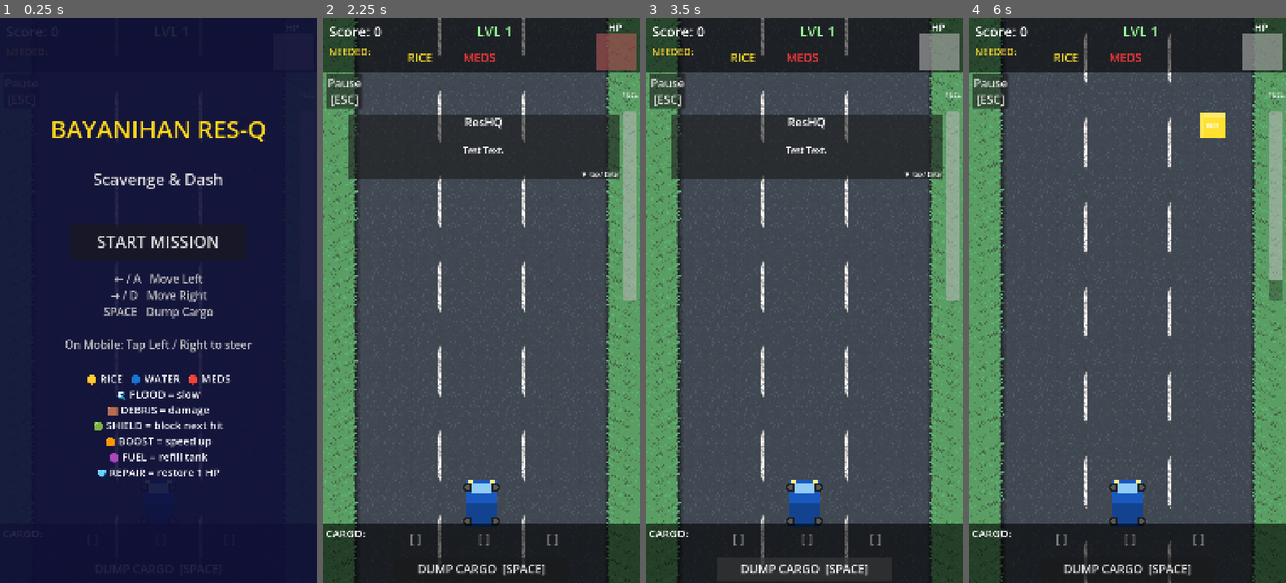
Above: before the commit, frames 1-4 (left to right).
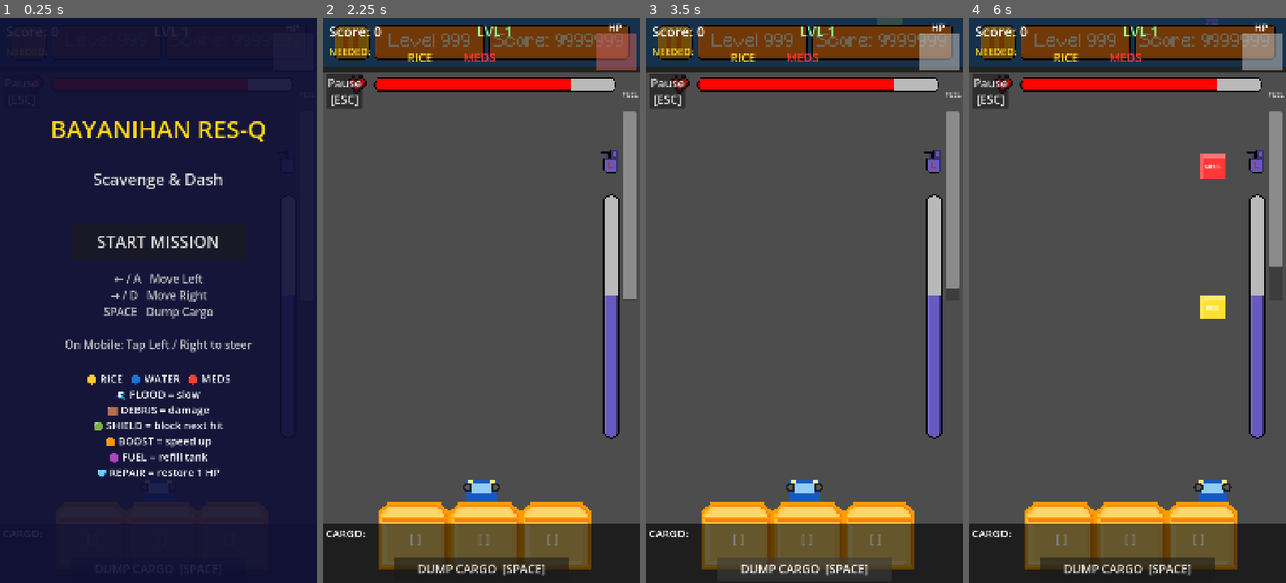
Above: after the commit, the same moments.

Repository: HoplyXD/bayanihan-res-q
Game: Godot game, scene res://scenes/main.tscn
The game is run twice, just before and just after one commit, with the same random seed, the same clock (stepped at 60 frames per second) and the same inputs. This scene is started directly instead of the project's main scene. The engine's default icon, where the game draws it, is replaced by a stand-in: a white triangle on a blue panel in a dark square.
Inputs (mouse positions are in pixels of both pictures, inside the frame that each line leads up to):
- Up to frame 1 (0.25 s): no input
- Up to frame 2 (2.25 s): click (351, 40) at 0.52 s; click "Pause [ESC]" at 1.25 s; click "START MISSION" at 2 s
- Up to frame 3 (3.5 s): click "DUMP CARGO [SPACE]" at 2.75 s
- Up to frame 4 (6 s): tap Enter at 3.5, 3.6, 5.1 s; move the mouse to (1197, 272) at 3.52 s; hold D 3.53-4.28 s; click (1197, 272) at 3.67 s; tap Space at 3.77, 4.52 s; move the mouse to (1064, 328) at 4.27 s; hold A 4.28-5.03 s; tap Keypad Enter at 4.35, 5.85 s; move the mouse to (1159, 176) at 5.02 s; hold D from 5.03 s (still down); move the mouse to (1111, 413) at 5.77 s; click (1111, 413) at 5.92 s

The runs differ from the first frame. In frame 2, 48% of the frame differs, in the area x 0-100%, y 0-100%; in frame 3, 48%; in frame 4, 42%.

Commit message:
UI Team Asset folder imported
Bulk-import UI and asset files (buttons, banners, fonts, overlays, icons, tilesets, vehicle/obstacle sprites) along with their Godot .import metadata. Add new_main.tscn and update several scenes (main, loading, gameover, new_main_menu, pause, settings, ui/hud) to integrate the new assets; remove scenes/project.godot. These changes add required UI/graphics for the Godot project and wire them into existing scenes.

Diff:
--- a/scenes/gameover.tscn
+++ b/scenes/gameover.tscn
@@ -1,10 +1,10 @@
 [gd_scene load_steps=7 format=3 uid="uid://oqfro5cqyeka"]
 
 [ext_resource type="Texture2D" uid="uid://bpymdq12l8loj" path="res://UI Deliverables/Buttons/Window2.png" id="1_w3x71"]
-[ext_resource type="FontFile" uid="uid://b2pkbqm63xs17" path="res://UI Deliverables/ThertoleRegular.ttf" id="2_af4fq"]
-[ext_resource type="FontFile" uid="uid://cidnk7s46u5kg" path="res://UI Deliverables/Minecraft.ttf" id="3_g1o2j"]
-[ext_resource type="Texture2D" uid="uid://crw4hwjpr4olc" path="res://UI Deliverables/Buttons/Menutbutton.png" id="4_pn7gr"]
-[ext_resource type="Texture2D" uid="uid://ddjd0t488eiwh" path="res://UI Deliverables/Buttons/replayfinal.png" id="5_w3x71"]
+[ext_resource type="FontFile" uid="uid://b2pkbqm63xs17" path="res://UI Deliverables/Fonts/ThertoleRegular.ttf" id="2_af4fq"]
+[ext_resource type="FontFile" uid="uid://cidnk7s46u5kg" path="res://UI Deliverables/Fonts/Minecraft.ttf" id="3_g1o2j"]
+[ext_resource type="Texture2D" uid="uid://crw4hwjpr4olc" path="res://UI Deliverables/Buttons/MenuButton.png" id="4_pn7gr"]
+[ext_resource type="Texture2D" uid="uid://ddjd0t488eiwh" path="res://UI Deliverables/Buttons/ReplayButton.png" id="5_w3x71"]
 [ext_resource type="Texture2D" uid="uid://siq20iegkalo" path="res://UI Deliverables/Buttons/Xbutton2.png" id="6_7nmon"]
 
 [node name="GameOver" type="Node2D"]
@@ -108,7 +108,7 @@
 texture_normal = ExtResource("4_pn7gr")
 metadata/_edit_use_anchors_ = true
 
-[node name="PlayButton" type="TextureButton" parent="HUD/TextureRect"]
+[node name="ReplayButton" type="TextureButton" parent="HUD/TextureRect"]
 layout_mode = 0
 offset_left = 144.0
 offset_top = 610.0
--- a/scenes/loading.tscn
+++ b/scenes/loading.tscn
@@ -1,19 +1,21 @@
-[gd_scene load_steps=4 format=3 uid="uid://bjivnesu7qes0"]
+[gd_scene format=3 uid="uid://bjivnesu7qes0"]
 
 [ext_resource type="Texture2D" uid="uid://c2foakeun88j4" path="res://UI Deliverables/Loading Bar Overlay/LoadingBarUnder.png" id="1_1l04a"]
 [ext_resource type="Texture2D" uid="uid://dhsg5dqyaotm2" path="res://UI Deliverables/Loading Bar Overlay/LoadingBar2.png" id="1_gov4d"]
-[ext_resource type="FontFile" uid="uid://b2pkbqm63xs17" path="res://UI Deliverables/ThertoleRegular.ttf" id="3_ecfth"]
+[ext_resource type="FontFile" uid="uid://b2pkbqm63xs17" path="res://UI Deliverables/Fonts/ThertoleRegular.ttf" id="3_ecfth"]
 
-[node name="MainMenu" type="Node2D"]
+[node name="MainMenu" type="Node2D" unique_id=2112529872]
+metadata/_edit_group_ = true
 
-[node name="HUD" type="CanvasLayer" parent="."]
+[node name="HUD" type="CanvasLayer" parent="." unique_id=1527670351]
 
-[node name="ColorRect" type="ColorRect" parent="HUD"]
+[node name="ColorRect" type="ColorRect" parent="HUD" unique_id=2144402769]
 offset_right = 1080.0
 offset_bottom = 1920.0
 color = Color(0, 0, 0, 0.6666667)
 
-[node name="LoadingBar" type="TextureProgressBar" parent="HUD"]
+[node name="LoadingBar" type="TextureProgressBar" parent="HUD" unique_id=574792170]
+texture_filter = 1
 offset_left = 367.0
 offset_top = 885.0001
 offset_right = 400.0
@@ -22,7 +24,8 @@
 texture_under = ExtResource("1_1l04a")
 texture_over = ExtResource("1_gov4d")
 
-[node name="LoadingText" type="Label" parent="HUD"]
+[node name="LoadingText" type="Label" parent="HUD" unique_id=1818100837]
+texture_filter = 1
 offset_left = 379.0
 offset_top = 823.0
 offset_right = 689.0
--- a/scenes/main.tscn
+++ b/scenes/main.tscn
@@ -1,50 +1,27 @@
-[gd_scene format=3 uid="uid://dby1t5rbgx3qv"]
+[gd_scene load_steps=6 format=3 uid="uid://dby1t5rbgx3qv"]
 
-[ext_resource type="PackedScene" uid="uid://ckpoygsyaerjm" path="res://scenes/hazards/hazard.tscn" id="1_272bh"]
 [ext_resource type="Script" uid="uid://banqmpk3n4ytu" path="res://scripts/road_scroll.gd" id="1_roadscroll"]
 [ext_resource type="Script" uid="uid://cd1cn3m884jqs" path="res://scripts/road_panel.gd" id="2_roadpanel"]
 [ext_resource type="Script" uid="uid://bumoffyetmctx" path="res://scripts/spawner.gd" id="3_spawner"]
 [ext_resource type="PackedScene" uid="uid://bvx2m8player1" path="res://scenes/player.tscn" id="4_player"]
 [ext_resource type="PackedScene" uid="uid://dr6lahudscn1" path="res://scenes/ui/hud.tscn" id="5_hud"]
-[ext_resource type="PackedScene" uid="uid://c4dj4uamatm8i" path="res://scenes/pause_menu.tscn" id="6_7mycd"]
-[ext_resource type="PackedScene" uid="uid://cgdcplpup7os2" path="res://scenes/background.tscn" id="8_5vw27"]
-[ext_resource type="PackedScene" uid="uid://btvrrbkl82bqr" path="res://scenes/dialogue.tscn" id="9_85g3d"]
 
-[node name="Main" type="Node2D" unique_id=1819170390]
+[node name="Main" type="Node2D"]
 
-[node name="Background" parent="." unique_id=1238761047 instance=ExtResource("8_5vw27")]
-z_index = -5
-
-[node name="Hazard" parent="." unique_id=664916071 instance=ExtResource("1_272bh")]
-
-[node name="RoadScroll" type="Node2D" parent="." unique_id=989939033]
+[node name="RoadScroll" type="Node2D" parent="."]
 script = ExtResource("1_roadscroll")
 
-[node name="RoadA" type="Node2D" parent="RoadScroll" unique_id=1108708459]
+[node name="RoadA" type="Node2D" parent="RoadScroll"]
 script = ExtResource("2_roadpanel")
 
-[node name="RoadB" type="Node2D" parent="RoadScroll" unique_id=1680345184]
+[node name="RoadB" type="Node2D" parent="RoadScroll"]
 position = Vector2(0, -1920)
 script = ExtResource("2_roadpanel")
 
-[node name="Spawner" type="Node2D" parent="." unique_id=1107909971]
+[node name="Spawner" type="Node2D" parent="."]
 script = ExtResource("3_spawner")
 
-[node name="Player" parent="." unique_id=1953807204 instance=ExtResource("4_player")]
+[node name="Player" parent="." instance=ExtResource("4_player")]
 position = Vector2(540, 1650)
 
-[node name="Pause_Menu" parent="." unique_id=1104614468 instance=ExtResource("6_7mycd")]
-process_mode = 3
-layer = 11
-visible = false
-
-[node name="HUD" parent="." unique_id=87955094 instance=ExtResource("5_hud")]
-process_mode = 3
-
-[node name="Camera2D" type="Camera2D" parent="." unique_id=545668677]
-position = Vector2(540, 960)
-
-[node name="Dialogue" parent="." unique_id=179663980 instance=ExtResource("9_85g3d")]
-process_mode = 3
-process_priority = 3
-visible = false
+[node name="HUD" parent="." instance=ExtResource("5_hud")]
--- /dev/null
+++ b/scenes/new_main.tscn
@@ -0,0 +1,151 @@
+[gd_scene format=3 uid="uid://cwvq0iotclyny"]
+
+[ext_resource type="Texture2D" uid="uid://ctjltej0qgjjf" path="res://UI Deliverables/Road-Tileset.png" id="1_qcw2d"]
+[ext_resource type="Texture2D" uid="uid://b37qetx05te1v" path="res://UI Deliverables/Buttons/Pausebutton.png" id="2_7qgpo"]
+[ext_resource type="Texture2D" uid="uid://brvxkr28gfjh1" path="res://UI Deliverables/Levelnumber.png" id="3_ksskx"]
+[ext_resource type="Texture2D" uid="uid://c0ibkbuhr40bx" path="res://UI Deliverables/Scoreboard.png" id="4_w2kc5"]
+[ext_resource type="FontFile" uid="uid://cidnk7s46u5kg" path="res://UI Deliverables/Fonts/Minecraft.ttf" id="4_xyy1j"]
+[ext_resource type="Texture2D" uid="uid://de4iyks3m6ey" path="res://UI Deliverables/HP Bar Overlay/HPBarUnderlay.png" id="5_g7d0j"]
+[ext_resource type="Texture2D" uid="uid://bcd8edrd0e3w6" path="res://UI Deliverables/HP Bar Overlay/HPBarOverlay2.png" id="6_xyy1j"]
+[ext_resource type="Texture2D" uid="uid://ch3lbai4lacoc" path="res://UI Deliverables/Fuel Bar Overlay/FuelBarUnderlay.png" id="7_ta2aw"]
+[ext_resource type="Texture2D" uid="uid://daec1dyte81mu" path="res://UI Deliverables/Fuel Bar Overlay/FuelBarOverlay.png" id="8_aeylb"]
+[ext_resource type="Texture2D" uid="uid://qodqqqhxxpdc" path="res://UI Deliverables/Fuel Bar Overlay/FuelSymbol.png" id="9_886ha"]
+[ext_resource type="Texture2D" uid="uid://b5llmg8n74tnh" path="res://UI Deliverables/HP Bar Overlay/HeartSymbol.png" id="10_1fxgr"]
+[ext_resource type="Texture2D" uid="uid://d1dev2tjkou33" path="res://UI Deliverables/Inventory/inventory-1x3.png" id="11_rc6o0"]
+
+[node name="NewMain" type="Node2D" unique_id=182444664]
+
+[node name="RoadScroll" type="Node2D" parent="." unique_id=618988933]
+visible = false
+
+[node name="Sprite2D" type="Sprite2D" parent="RoadScroll" unique_id=1672406175]
+position = Vector2(541, 1755)
+scale = Vector2(3.0742188, 3.4804685)
+texture = ExtResource("1_qcw2d")
+
+[node name="Sprite2D2" type="Sprite2D" parent="RoadScroll" unique_id=1620284760]
+position = Vector2(541, 1423)
+scale = Vector2(3.0742188, 3.4804685)
+texture = ExtResource("1_qcw2d")
+
+[node name="Sprite2D3" type="Sprite2D" parent="RoadScroll" unique_id=1753217454]
+position = Vector2(541, 1088.9999)
+scale = Vector2(3.0742188, 3.4804685)
+texture = ExtResource("1_qcw2d")
+
+[node name="Sprite2D4" type="Sprite2D" parent="RoadScroll" unique_id=983904753]
+position = Vector2(542, 763)
+scale = Vector2(3.0742188, 3.4804685)
+texture = ExtResource("1_qcw2d")
+
+[node name="Sprite2D5" type="Sprite2D" parent="RoadScroll" unique_id=2096018799]
+position = Vector2(541, 429.99997)
+scale = Vector2(3.0742188, 3.4804685)
+texture = ExtResource("1_qcw2d")
+
+[node name="Sprite2D6" type="Sprite2D" parent="RoadScroll" unique_id=1030488578]
+position = Vector2(541, 101)
+scale = Vector2(3.0742188, 3.4804685)
+texture = ExtResource("1_qcw2d")
+
+[node name="ColorRect" type="ColorRect" parent="." unique_id=503677996]
+offset_right = 1080.0
+offset_bottom = 165.0
+color = Color(0.12941177, 0.5137255, 0.89411765, 0.60784316)
+
+[node name="PauseButton" type="TextureButton" parent="." unique_id=2014059889]
+texture_filter = 1
+offset_left = 34.0
+offset_top = 20.0
+offset_right = 66.0
+offset_bottom = 52.0
+scale = Vector2(4, 4)
+texture_normal = ExtResource("2_7qgpo")
+
+[node name="LevelBox" type="TextureRect" parent="." unique_id=1739036899]
+texture_filter = 1
+offset_left = 172.0
+offset_top = 18.0
+offset_right = 556.0
+offset_bottom = 146.0
+texture = ExtResource("3_ksskx")
+
+[node name="Label" type="Label" parent="LevelBox" unique_id=468218998]
+texture_filter = 1
+layout_mode = 1
+anchors_preset = 15
+anchor_right = 1.0
+anchor_bottom = 1.0
+grow_horizontal = 2
+grow_vertical = 2
+theme_override_colors/font_color = Color(0.9607843, 0.8980392, 0.7529412, 1)
+theme_override_fonts/font = ExtResource("4_xyy1j")
+theme_override_font_sizes/font_size = 60
+text = "Level 999"
+horizontal_alignment = 1
+vertical_alignment = 1
+
+[node name="ScoreBox" type="TextureRect" parent="." unique_id=1572526646]
+texture_filter = 1
+offset_left = 562.0
+offset_top = 18.0
+offset_right = 1048.0
+offset_bottom = 146.0
+texture = ExtResource("4_w2kc5")
+
+[node name="ScoreLabel" type="Label" parent="ScoreBox" unique_id=1355774]
+texture_filter = 1
+layout_mode = 1
+anchors_preset = 15
+anchor_right = 1.0
+anchor_bottom = 1.0
+grow_horizontal = 2
+grow_vertical = 2
+theme_override_colors/font_color = Color(0.9607843, 0.8980392, 0.7529412, 1)
+theme_override_fonts/font = ExtResource("4_xyy1j")
+theme_override_font_sizes/font_size = 60
+text = "Score: 9999999"
+horizontal_alignment = 1
+vertical_alignment = 1
+
+[node name="HPBar" type="TextureProgressBar" parent="." unique_id=1983125299]
+texture_filter = 1
+offset_left = 154.0
+offset_top = 182.5
+offset_right = 474.0
+offset_bottom = 214.5
+scale = Vector2(2.7, 2.7)
+value = 80.0
+texture_under = ExtResource("5_g7d0j")
+texture_progress = ExtResource("6_xyy1j")
+
+[node name="HeartSymbol" type="Sprite2D" parent="HPBar" unique_id=1408343565]
+texture_filter = 1
+position = Vector2(-14.259266, 15.185188)
+scale = Vector2(2.9292912, 2.7946122)
+texture = ExtResource("10_1fxgr")
+
+[node name="FuelBar" type="TextureProgressBar" parent="." unique_id=1415953925]
+texture_filter = 1
+offset_left = 939.25
+offset_top = 1444.5
+offset_right = 1259.25
+offset_bottom = 1476.5
+rotation = -1.5707964
+scale = Vector2(2.7, 2.7)
+value = 58.0
+texture_under = ExtResource("7_ta2aw")
+texture_progress = ExtResource("8_aeylb")
+
+[node name="FuelSymbol" type="Sprite2D" parent="FuelBar" unique_id=1840470324]
+texture_filter = 1
+position = Vector2(352.22223, 14.444458)
+rotation = 1.5707964
+scale = Vector2(1.5798606, 1.4467596)
+texture = ExtResource("9_886ha")
+
+[node name="Inventory1x3" type="Sprite2D" parent="." unique_id=879593260]
+texture_filter = 1
+position = Vector2(552, 1760.0001)
+scale = Vector2(7.5885415, 7.1093774)
+texture = ExtResource("11_rc6o0")
--- a/scenes/new_main_menu.tscn
+++ b/scenes/new_main_menu.tscn
@@ -2,7 +2,7 @@
 
 [ext_resource type="Texture2D" uid="uid://brh5j7u3ks4qg" path="res://UI Deliverables/LogoDraft.png" id="1_fyow0"]
 [ext_resource type="Texture2D" uid="uid://cc34bb8g5jej6" path="res://UI Deliverables/Buttons/Playbutton.png" id="2_r5xy5"]
-[ext_resource type="Texture2D" uid="uid://crw4hwjpr4olc" path="res://UI Deliverables/Buttons/Menutbutton.png" id="3_3mu3u"]
+[ext_resource type="Texture2D" uid="uid://crw4hwjpr4olc" path="res://UI Deliverables/Buttons/MenuButton.png" id="3_3mu3u"]
 
 [node name="MainMenu" type="Node2D"]
 
--- a/scenes/pause.tscn
+++ b/scenes/pause.tscn
@@ -1,9 +1,9 @@
 [gd_scene load_steps=10 format=3 uid="uid://btt37dxvjcvmy"]
 
 [ext_resource type="Texture2D" uid="uid://bpymdq12l8loj" path="res://UI Deliverables/Buttons/Window2.png" id="1_05lnj"]
-[ext_resource type="FontFile" uid="uid://b2pkbqm63xs17" path="res://UI Deliverables/ThertoleRegular.ttf" id="2_jg8ls"]
-[ext_resource type="Texture2D" uid="uid://crw4hwjpr4olc" path="res://UI Deliverables/Buttons/Menutbutton.png" id="4_56vcw"]
-[ext_resource type="Texture2D" uid="uid://ddjd0t488eiwh" path="res://UI Deliverables/Buttons/replayfinal.png" id="5_56vcw"]
+[ext_resource type="FontFile" uid="uid://b2pkbqm63xs17" path="res://UI Deliverables/Fonts/ThertoleRegular.ttf" id="2_jg8ls"]
+[ext_resource type="Texture2D" uid="uid://crw4hwjpr4olc" path="res://UI Deliverables/Buttons/MenuButton.png" id="4_56vcw"]
+[ext_resource type="Texture2D" uid="uid://ddjd0t488eiwh" path="res://UI Deliverables/Buttons/ReplayButton.png" id="5_56vcw"]
 [ext_resource type="Texture2D" uid="uid://cc34bb8g5jej6" path="res://UI Deliverables/Buttons/Playbutton.png" id="5_m0a22"]
 [ext_resource type="Texture2D" uid="uid://siq20iegkalo" path="res://UI Deliverables/Buttons/Xbutton2.png" id="6_w2ufp"]
 [ext_resource type="Texture2D" uid="uid://2k4g2mglp310" path="res://UI Deliverables/Sliders (Volume)/1/Grabber.png" id="7_m0a22"]
--- a/scenes/project.godot
+++ /dev/null
@@ -1,28 +0,0 @@
-; Engine configuration file.
-; It's best edited using the editor UI and not directly,
-; since the parameters that go here are not all obvious.
-;
-; Format:
-;   [section] ; section goes between []
-;   param=value ; assign values to parameters
-
-config_version=5
-
-[animation]
-
-compatibility/default_parent_skeleton_in_mesh_instance_3d=true
-
-[application]
-
-config/name="BAYANIHAN RES-Q"
-run/main_scene="res://tile/node_2d.tscn"
-config/features=PackedStringArray("4.6", "Forward Plus")
-
-[physics]
-
-3d/physics_engine="Jolt Physics"
-
-[rendering]
-
-textures/canvas_textures/default_texture_filter=0
-rendering_device/driver.windows="d3d12"
--- a/scenes/settings.tscn
+++ b/scenes/settings.tscn
@@ -1,15 +1,17 @@
 [gd_scene load_steps=11 format=3 uid="uid://ci8p6wd3gtqk4"]
 
 [ext_resource type="Texture2D" uid="uid://bpymdq12l8loj" path="res://UI Deliverables/Buttons/Window2.png" id="1_71mqq"]
-[ext_resource type="FontFile" uid="uid://b2pkbqm63xs17" path="res://UI Deliverables/ThertoleRegular.ttf" id="2_3j6r5"]
-[ext_resource type="Texture2D" uid="uid://crw4hwjpr4olc" path="res://UI Deliverables/Buttons/Menutbutton.png" id="4_6mhpt"]
-[ext_resource type="Texture2D" uid="uid://dbpejxsjnsnrg" path="res://UI Deliverables/replaybutton.png" id="5_6mhpt"]
+[ext_resource type="FontFile" uid="uid://b2pkbqm63xs17" path="res://UI Deliverables/Fonts/ThertoleRegular.ttf" id="2_3j6r5"]
+[ext_resource type="Texture2D" uid="uid://crw4hwjpr4olc" path="res://UI Deliverables/Buttons/MenuButton.png" id="4_6mhpt"]
 [ext_resource type="Texture2D" uid="uid://cc34bb8g5jej6" path="res://UI Deliverables/Buttons/Playbutton.png" id="5_ohexs"]
 [ext_resource type="Texture2D" uid="uid://siq20iegkalo" path="res://UI Deliverables/Buttons/Xbutton2.png" id="6_1k4ii"]
 [ext_resource type="Texture2D" uid="uid://2k4g2mglp310" path="res://UI Deliverables/Sliders (Volume)/1/Grabber.png" id="7_ohexs"]
 [ext_resource type="Texture2D" uid="uid://c2jtqx642wqhg" path="res://UI Deliverables/Sliders (Volume)/1/VolumeSymbol.png" id="8_1k4ii"]
 [ext_resource type="Texture2D" uid="uid://bw8hopadexwic" path="res://UI Deliverables/Sliders (Volume)/2/SFXSymbol.png" id="9_82xqq"]
-[ext_resource type="FontFile" uid="uid://cidnk7s46u5kg" path="res://UI Deliverables/Minecraft.ttf" id="10_ohexs"]
+[ext_resource type="FontFile" uid="uid://cidnk7s46u5kg" path="res://UI Deliverables/Fonts/Minecraft.ttf" id="10_ohexs"]
+
+[sub_resource type="CompressedTexture2D" id="CompressedTexture2D_6mhpt"]
+load_path = "res://.godot/imported/replaybutton.png-f44b5212901aacf0ba1b2cfc3106a733.ctex"
 
 [node name="Paused" type="Node2D"]
 
@@ -100,7 +102,7 @@
 offset_right = 442.0
 offset_bottom = 633.0
 scale = Vector2(4.5, 4.5)
-texture_normal = ExtResource("5_6mhpt")
+texture_normal = SubResource("CompressedTexture2D_6mhpt")
 
 [node name="ExitButton" type="TextureButton" parent="HUD/TextureRect"]
 layout_mode = 1
--- a/scenes/ui/hud.tscn
+++ b/scenes/ui/hud.tscn
@@ -1,10 +1,13 @@
 [gd_scene format=3 uid="uid://dr6lahudscn1"]
 
 [ext_resource type="Script" uid="uid://ck03dbqybjn1a" path="res://scripts/hud.gd" id="1_hud"]
+[ext_resource type="PackedScene" uid="uid://cwvq0iotclyny" path="res://scenes/new_main.tscn" id="2_hqnrr"]
 
 [node name="HUD" type="CanvasLayer" unique_id=706015577]
 layer = 10
 script = ExtResource("1_hud")
+
+[node name="NewMain" parent="." unique_id=182444664 instance=ExtResource("2_hqnrr")]
 
 [node name="TopBarBG" type="ColorRect" parent="." unique_id=248427686]
 offset_right = 1080.0
@@ -30,13 +33,13 @@
 horizontal_alignment = 1
 
 [node name="ComboLabel" type="Label" parent="." unique_id=233766799]
-visible = false
 offset_left = 144.0
-offset_top = 192.0
+offset_top = 262.0
 offset_right = 644.0
-offset_bottom = 250.0
+offset_bottom = 320.0
 theme_override_colors/font_color = Color(1, 0.85, 0.1, 1)
 theme_override_font_sizes/font_size = 36
+text = "Combo x99"
 
 [node name="DemandTitle" type="Label" parent="." unique_id=375923151]
 offset_left = 20.0
Binary file added: UI Deliverables/Banners/LevelUp.png
Not shown, added: UI Deliverables/Banners/LevelUp.png.import
Binary file added: UI Deliverables/Buttons/Exitbutton.png
Not shown, added: UI Deliverables/Buttons/Exitbutton.png.import
Binary file added: UI Deliverables/Buttons/LevelBox.png
Not shown, added: UI Deliverables/Buttons/LevelBox.png.import
Binary file added: UI Deliverables/Buttons/MenuButton.png
Not shown, added: UI Deliverables/Buttons/MenuButton.png.import
Binary file added: UI Deliverables/Buttons/Menutbutton.png
Not shown, added: UI Deliverables/Buttons/Menutbutton.png.import
Binary file added: UI Deliverables/Buttons/Pausebutton.png
Not shown, added: UI Deliverables/Buttons/Pausebutton.png.import
(and 188 more such lines)
